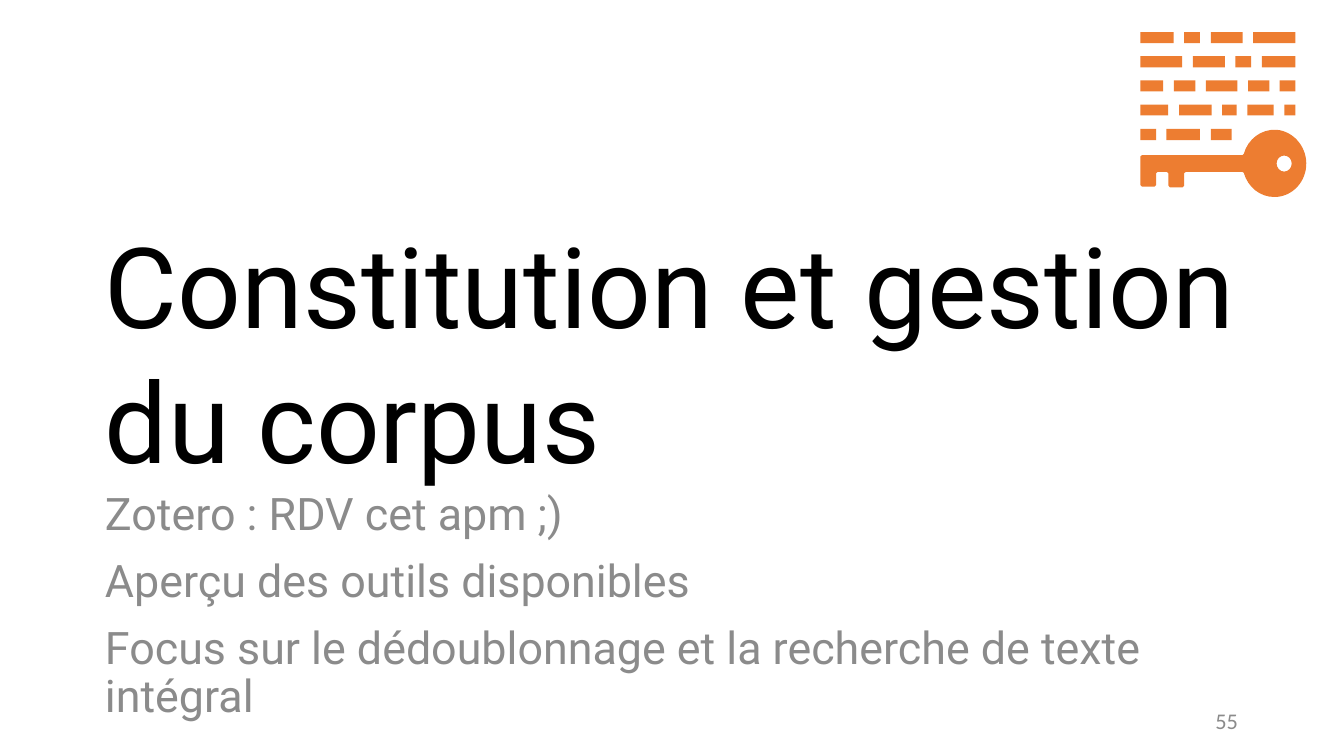
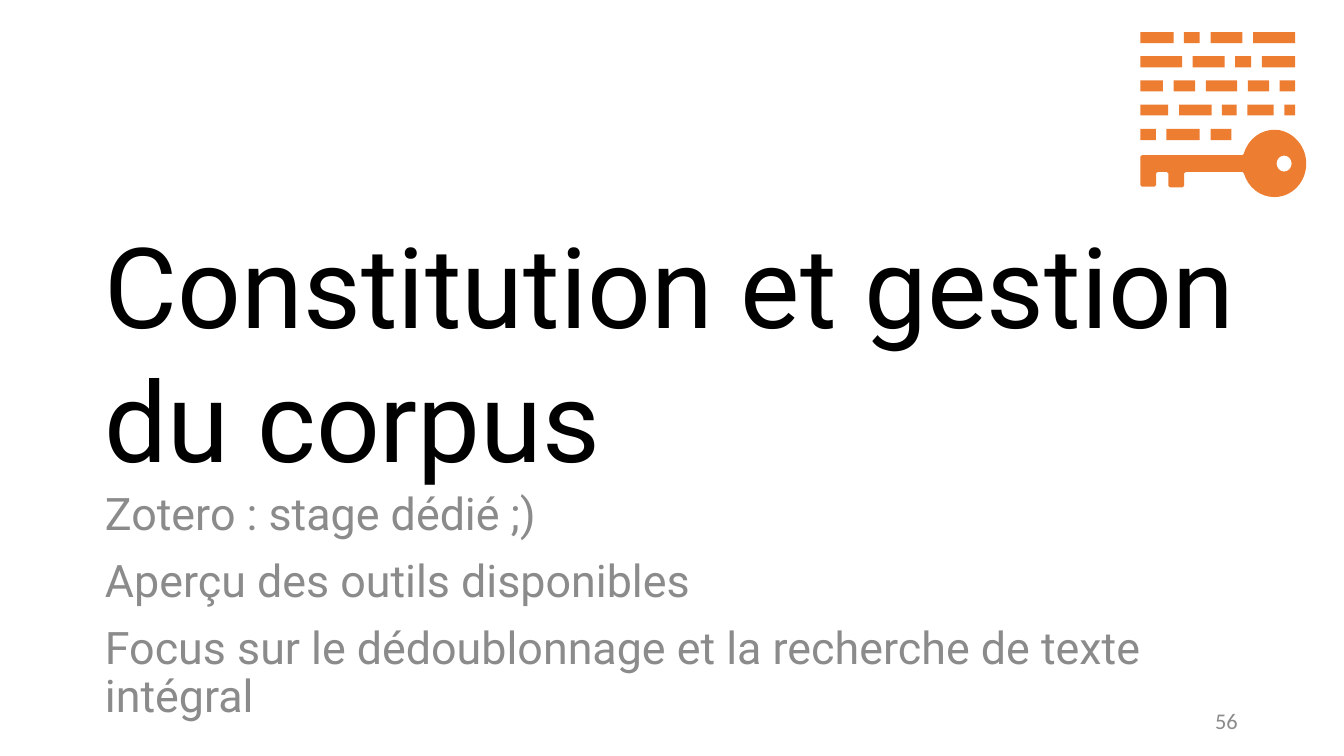
Before and after one commit to fflamerie/intro_revlit, a slide deck: slide 56 of docs/Intro_RevLit.odp (slide 55 before the commit). Drawn at 1344x756 pixels with LibreOffice and Linux fonts; fonts in the diff are those of the drawing. Boxes give left, top, right and bottom in pixels: in the first picture for what was removed or moved away, otherwise in the second. Text is boxed around its words. In the diff, an @@ line names an element or a change of style, - is before the commit and + after.

```diff
--- a/docs/Intro_RevLit.odp
+++ b/docs/Intro_RevLit.odp
@@ text at (x1=105, y1=496, x2=500, y2=539): text changed @@
-Zotero : RDV cet apm ;)
+Zotero : stage dédié ;)
@@ page number at (x1=1215, y1=714, x2=1238, y2=729): text changed @@
-55
+56
```
Also in this commit, not shown: 32 other slides changed, 6 slides added, 5 slides removed, 11 other files.
